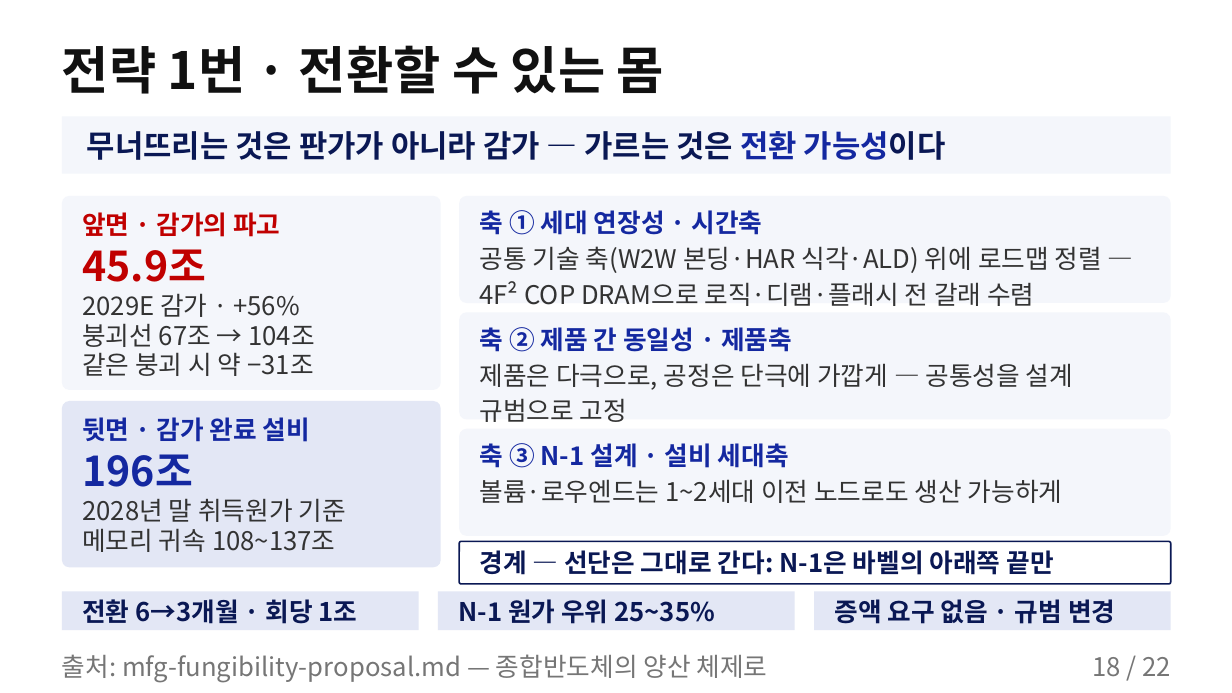
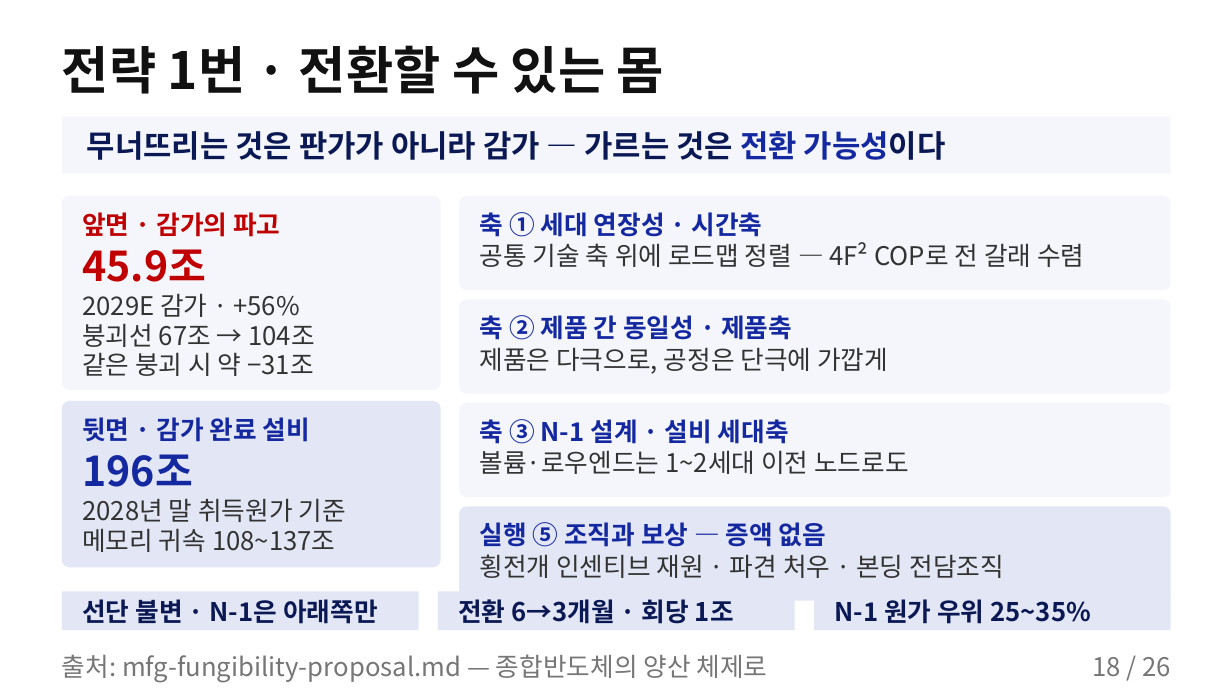
Before and after one commit to k31001/action-learning, a slide deck: slide 18 of outputs/presentation/storyline-common-overview.pptx. Drawn at 1232x693 pixels with LibreOffice and Linux fonts; fonts in the diff are those of the drawing. Boxes give left, top, right and bottom in pixels: in the first picture for what was removed or moved away, otherwise in the second. Text is boxed around its words. In the diff, an @@ line names an element or a change of style, - is before the commit and + after.

```diff
--- a/outputs/presentation/storyline-common-overview.pptx
+++ b/outputs/presentation/storyline-common-overview.pptx
@@ rounded rectangle: place and size @@
-rounded rectangle at [459,196,1171,303]
+rounded rectangle at [459,196,1171,290]
@@ text at [480,242,1084,267]: text changed @@
-공통 기술 축(W2W 본딩·HAR 식각·ALD) 위에 로드맵 정렬 — 4F² COP DRAM으로 로직·디램·플래시 전 갈래 수렴
+공통 기술 축 위에 로드맵 정렬 — 4F² COP로 전 갈래 수렴
@@ rounded rectangle: place and size @@
-rounded rectangle at [459,312,1171,420]
+rounded rectangle at [459,299,1171,394]
@@ text "축 ② 제품 간 동일성 ...": place and size @@
-text "축 ② 제품 간 동일성 ..." at [480,327,792,352]
+text "축 ② 제품 간 동일성 ..." at [480,315,792,340]
@@ text at [480,347,888,374]: text changed @@
-제품은 다극으로, 공정은 단극에 가깝게 — 공통성을 설계 규범으로 고정
+제품은 다극으로, 공정은 단극에 가깝게
@@ proportions changed in 3 elements at [459,196,1171,290], [459,299,1171,394], [459,403,1171,497] @@
@@ rounded rectangle: place and size @@
-rounded rectangle at [459,429,1171,536]
+rounded rectangle at [459,403,1171,497]
@@ text "축 ③ N-1 설계 · ...": place and size @@
-text "축 ③ N-1 설계 · ..." at [480,443,789,468]
+text "축 ③ N-1 설계 · ..." at [480,419,789,444]
@@ text at [480,450,909,474]: text changed @@
-볼륨·로우엔드는 1~2세대 이전 노드로도 생산 가능하게
+볼륨·로우엔드는 1~2세대 이전 노드로도
@@ rounded rectangle: place and size @@
-rounded rectangle at [459,542,1171,584]
+rounded rectangle at [459,506,1171,601]
@@ rounded rectangle at [459,506,1171,601]: fill #FFFFFF to #E3E7F5; outline #0A1854 1.25 pt to none; proportions changed @@
@@ text at [480,522,826,547]: text changed; text colour #0A1854 to #1428A0 @@
-경계 — 선단은 그대로 간다: N-1은 바벨의 아래쪽 끝만
+실행 ⑤ 조직과 보상 — 증액 없음
@@ text "실행 ⑤ 조직과 보상 — ..." at [480,522,826,547]: vertical alignment middle to top @@
@@ text added at [480,554,1004,578], 20 pt, text #333333 @@
+횡전개 인센티브 재원 · 파견 처우 · 본딩 전담조직
@@ text added at [82,599,378,624], 20 pt, text #0A1854, bold @@
+선단 불변 · N-1은 아래쪽만
@@ text "전환 6→3개월 · 회당 1조": place and size @@
-text "전환 6→3개월 · 회당 1조" at [82,599,358,624]
+text "전환 6→3개월 · 회당 1조" at [458,599,734,624]
@@ text "N-1 원가 우위 25~35%": place and size @@
-text "N-1 원가 우위 25~35%" at [458,599,715,624]
+text "N-1 원가 우위 25~35%" at [834,599,1092,624]
@@ text removed at [834,599,1115,624] @@
-증액 요구 없음 · 규범 변경
@@ text at [1092,657,1171,677]: text changed @@
-18 / 22
+18 / 26
```
Also in this commit, not shown: 18 other slides changed, 6 slides added, 2 slides removed, 4 other files.
